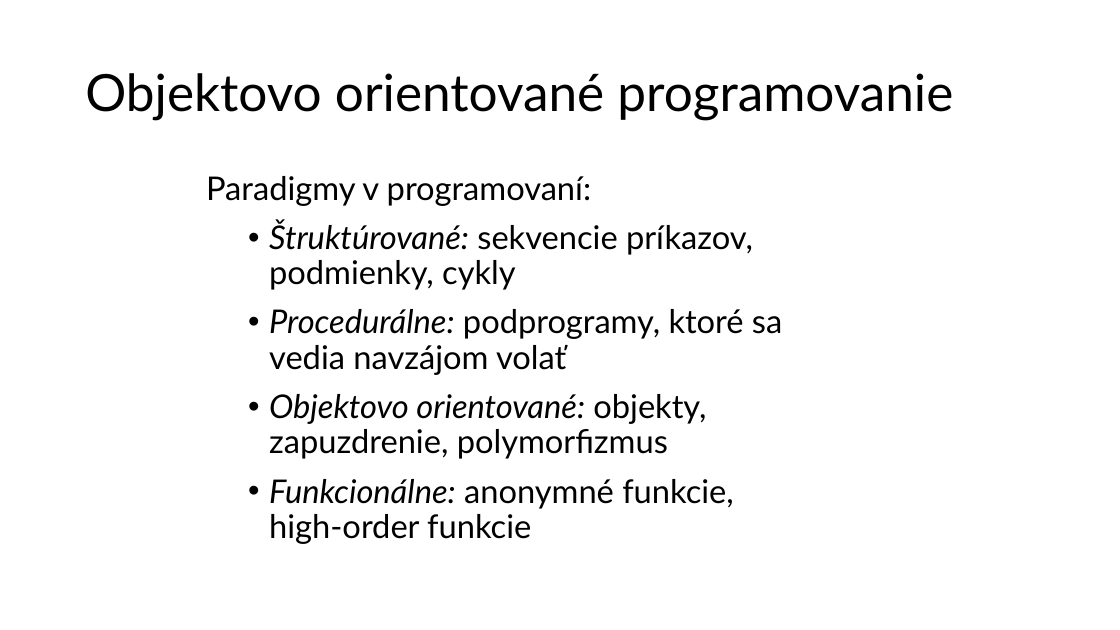
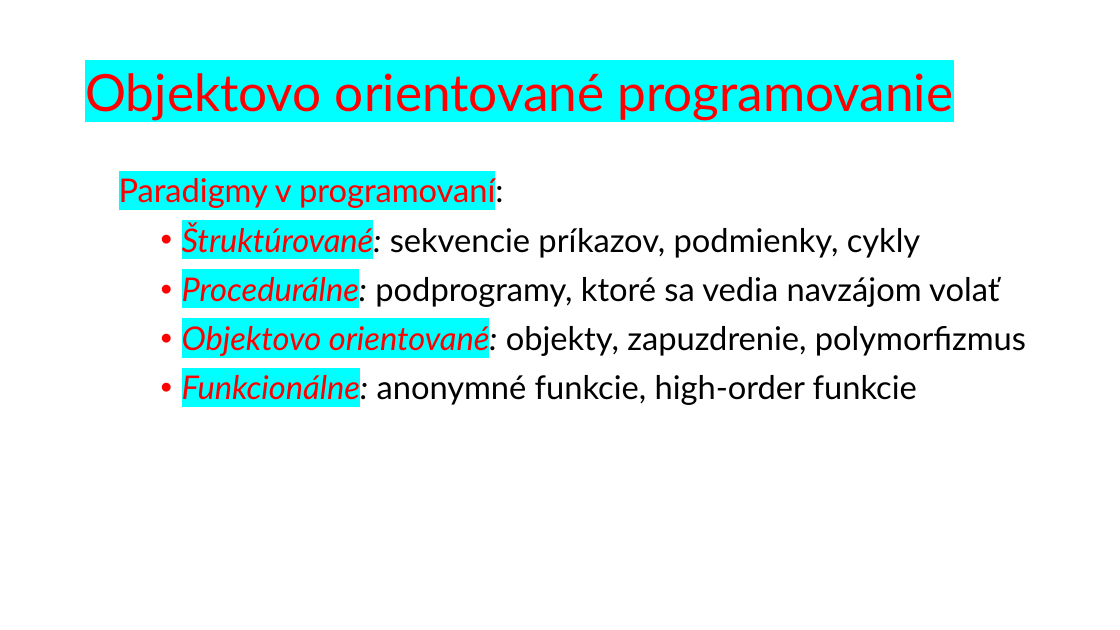
Before and after one commit to wagjo/oop, a slide deck: slide 8 of prezentacie/t01w.pptx (slide 6 before the commit). Drawn at 1120x630 pixels with LibreOffice and Linux fonts; fonts in the diff are those of the drawing. Boxes give left, top, right and bottom in pixels: in the first picture for what was removed or moved away, otherwise in the second. Text is boxed around its words. In the diff, an @@ line names an element or a change of style, - is before the commit and + after.

```diff
--- a/prezentacie/t01w.pptx
+++ b/prezentacie/t01w.pptx
@@ title "Objektovo orientované programovanie" at [85, 73, 953, 120]: text colour #000000 to #FF0000, highlight none to #00FFFF @@
@@ text "Paradigmy v programovaní:": place and size @@
-text "Paradigmy v programovaní:" at [206, 176, 782, 544]
+text "Paradigmy v programovaní:" at [119, 174, 1026, 406]
@@ text "Paradigmy v programovaní:" at [119, 174, 1026, 406]: text colour #000000 to #FF0000, highlight none to #00FFFF in "Paradigmy v programovaní:", "Štruktúrované:", "Procedurálne:", "Objektovo orientované:" and 1 more places @@
```
Also in this commit, not shown: 7 other slides changed, 2 slides added, 2 other files.
